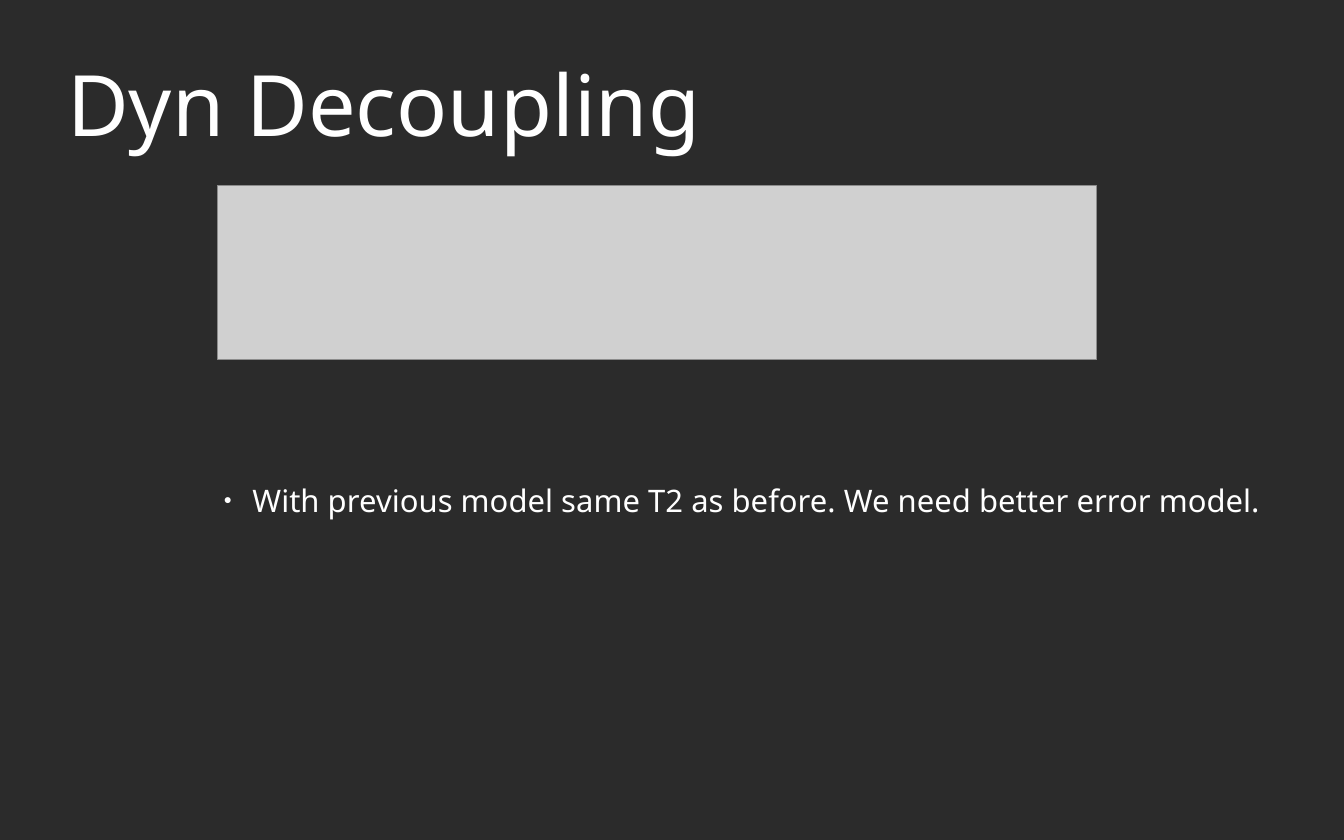
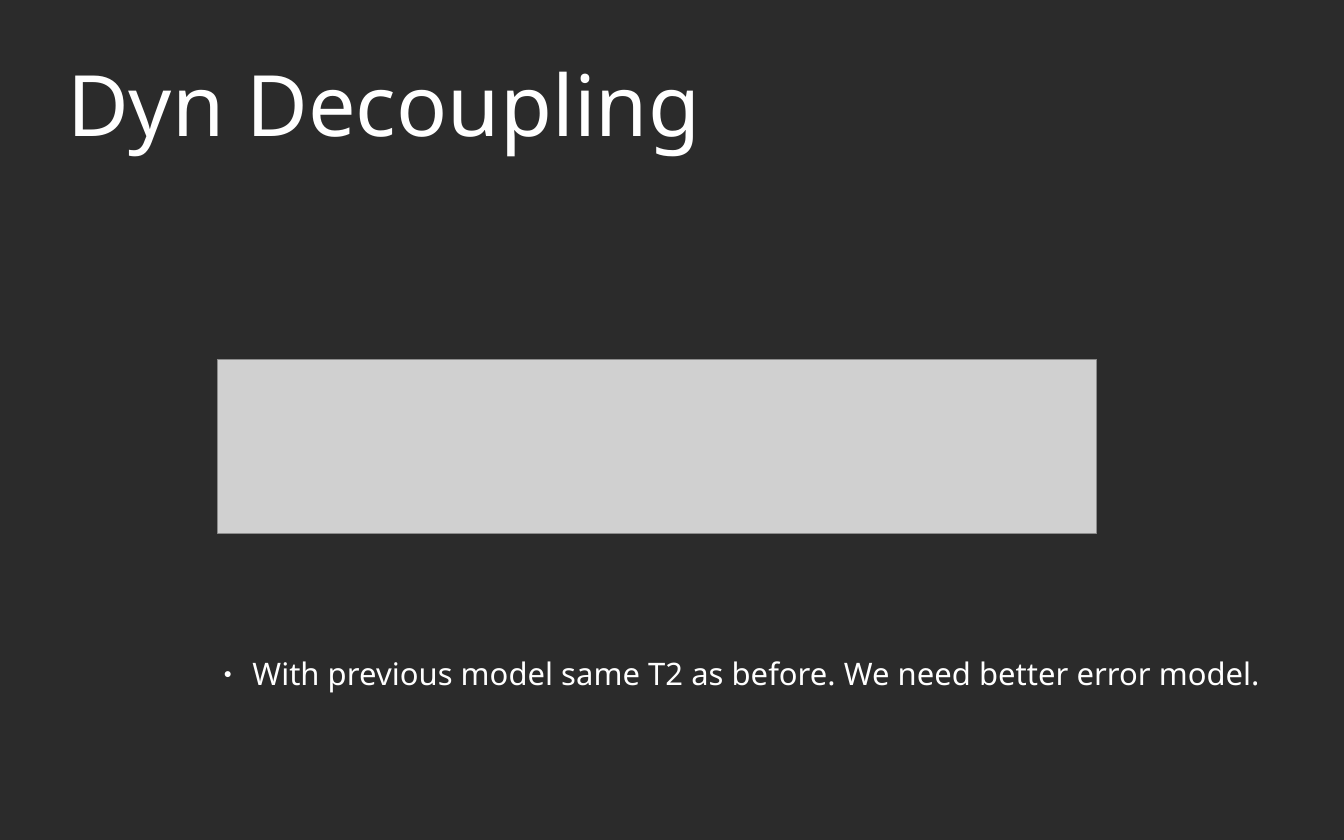
Before and after one commit to AGaliciaMartinez/Final-Project-Computational-Physics, a slide deck: slide 6 of presentation/NV_Carbons_presentation_asier.odp (slide 7 before the commit). Drawn at 1344x840 pixels with LibreOffice and Linux fonts; fonts in the diff are those of the drawing; grey boxes stand for pictures; background and template pictures are left out; a plain dark background stands for a picture behind light text. Boxes give left, top, right and bottom in pixels: in the first picture for what was removed or moved away, otherwise in the second. Text is boxed around its words. In the diff, an @@ line names an element or a change of style, - is before the commit and + after.

```diff
--- a/presentation/NV_Carbons_presentation_asier.odp
+++ b/presentation/NV_Carbons_presentation_asier.odp
@@ picture: place and size @@
-picture at (218,185,1098,360)
+picture at (218,360,1098,534)
@@ text "With previous model same T2 ...": place and size @@
-text "With previous model same T2 ..." at (252,488,1260,520)
+text "With previous model same T2 ..." at (252,661,1260,693)
```
Also in this commit, not shown: 6 other slides changed, 1 slide added, 1 slide removed.
